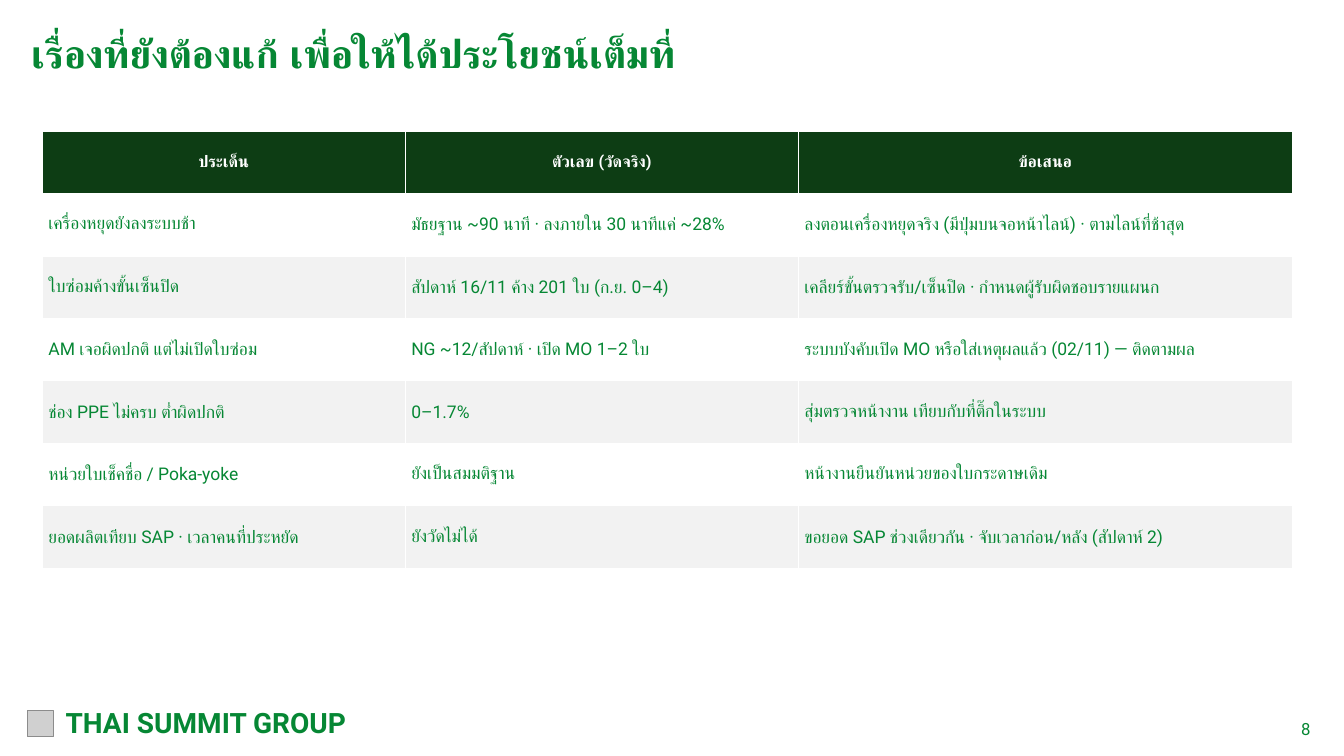
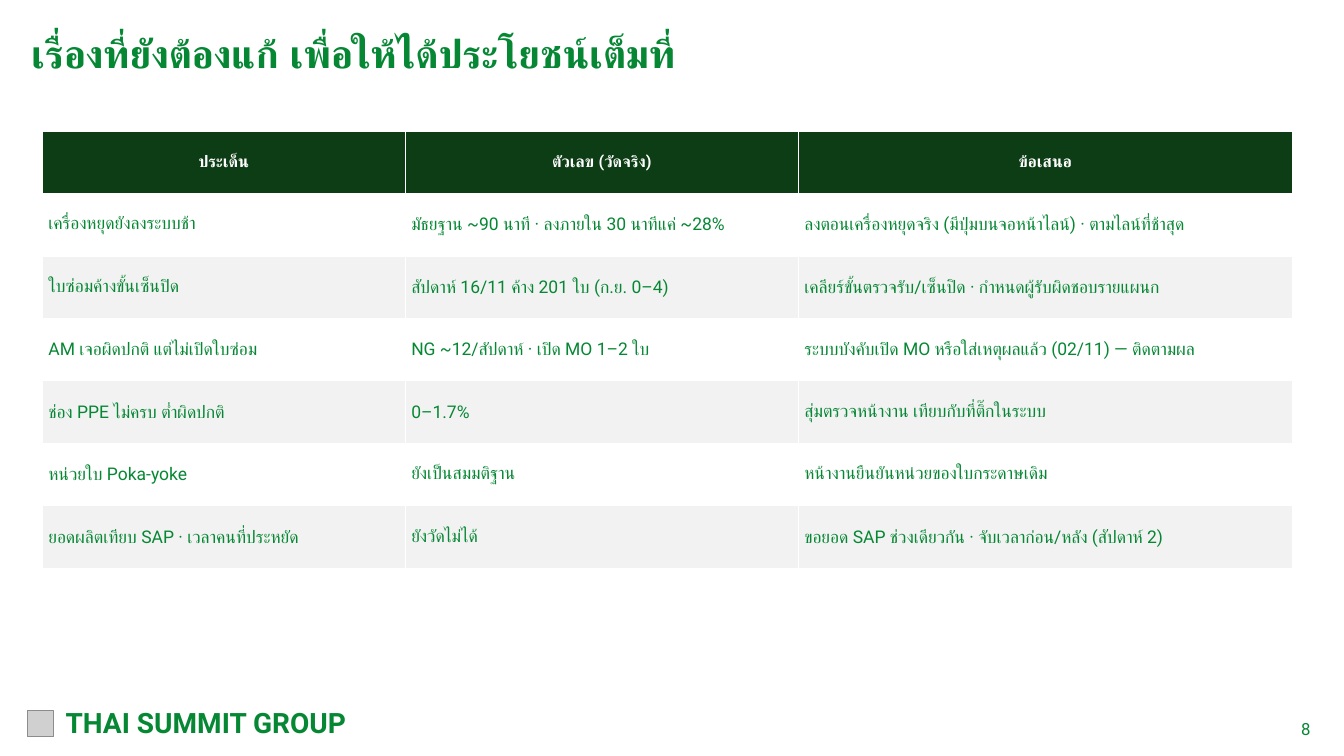
Before and after one commit to tsat4/4Mmanagement, a slide deck: slide 8 of docs/meetings/TSAT_ESM_Benefits_2026-11-23.pptx. Drawn at 1344x756 pixels with LibreOffice and Linux fonts; fonts in the diff are those of the drawing; grey boxes stand for pictures. Boxes give left, top, right and bottom in pixels: in the first picture for what was removed or moved away, otherwise in the second. Text is boxed around its words. In the diff, an @@ line names an element or a change of style, - is before the commit and + after.

```diff
--- a/docs/meetings/TSAT_ESM_Benefits_2026-11-23.pptx
+++ b/docs/meetings/TSAT_ESM_Benefits_2026-11-23.pptx
@@ table at [42,131,1293,569] @@
-row 6, column 1: หน่วยใบเช็คชื่อ / Poka-yoke
+row 6, column 1: หน่วยใบ Poka-yoke
```
Also in this commit, not shown: 4 other slides changed, 3 other files.
